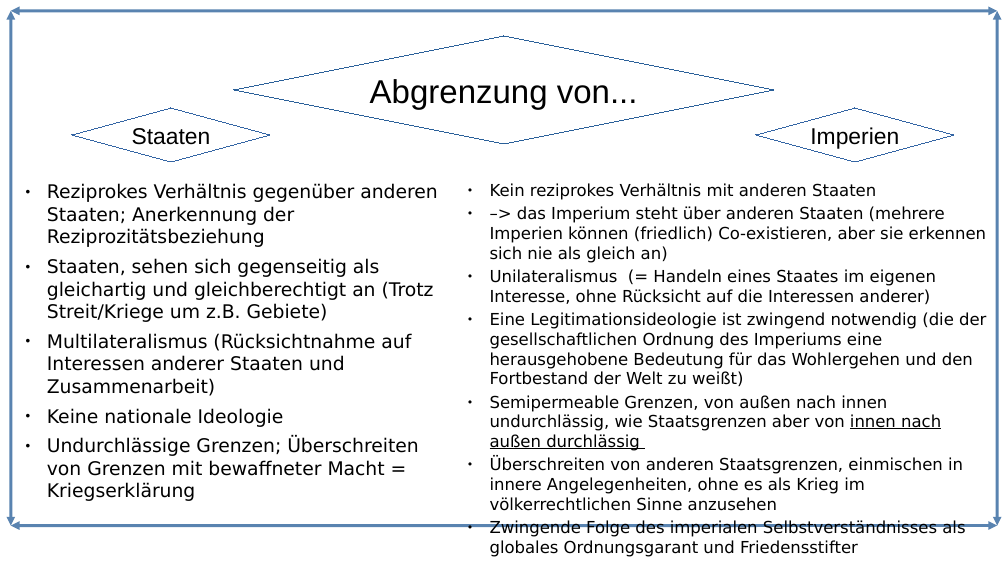
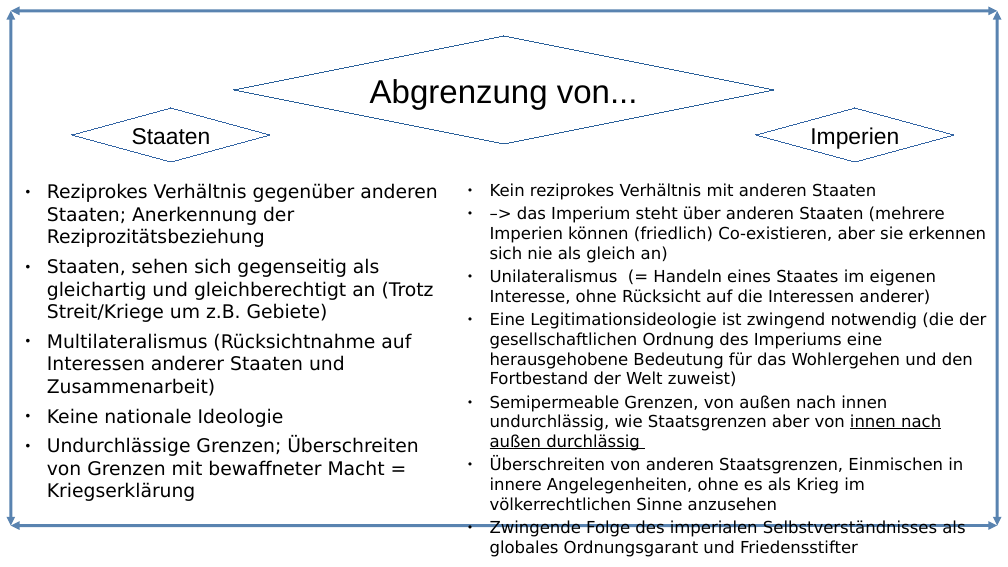
Before and after one commit to Lacrimus/Referat-Geschichte-USA-die-einzig-verbleibende-Weltmacht-, a slide deck: slide 4 of USA-die-einzig-verbleibende-Weltmacht.odp. Drawn at 1008x567 pixels with LibreOffice and Linux fonts; fonts in the diff are those of the drawing. Boxes give left, top, right and bottom in pixels: in the first picture for what was removed or moved away, otherwise in the second. Text is boxed around its words. In the diff, an @@ line names an element or a change of style, - is before the commit and + after.

```diff
--- a/USA-die-einzig-verbleibende-Weltmacht.odp
+++ b/USA-die-einzig-verbleibende-Weltmacht.odp
@@ text at <box>490,312,986,386</box>: text changed @@
-● Eine Legitimationsideologie ist zwingend notwendig (die der gesellschaftlichen Ordnung des Imperiums eine herausgehobene Bedeutung für das Wohlergehen und den Fortbestand der Welt zu weißt)
+● Eine Legitimationsideologie ist zwingend notwendig (die der gesellschaftlichen Ordnung des Imperiums eine herausgehobene Bedeutung für das Wohlergehen und den Fortbestand der Welt zuweist)
@@ text at <box>490,457,963,511</box>: text changed @@
-● Überschreiten von anderen Staatsgrenzen, einmischen in innere Angelegenheiten, ohne es als Krieg im völkerrechtlichen Sinne anzusehen
+● Überschreiten von anderen Staatsgrenzen, Einmischen in innere Angelegenheiten, ohne es als Krieg im völkerrechtlichen Sinne anzusehen
```
Also in this commit, not shown: 1 other slide changed, 3 other files.
